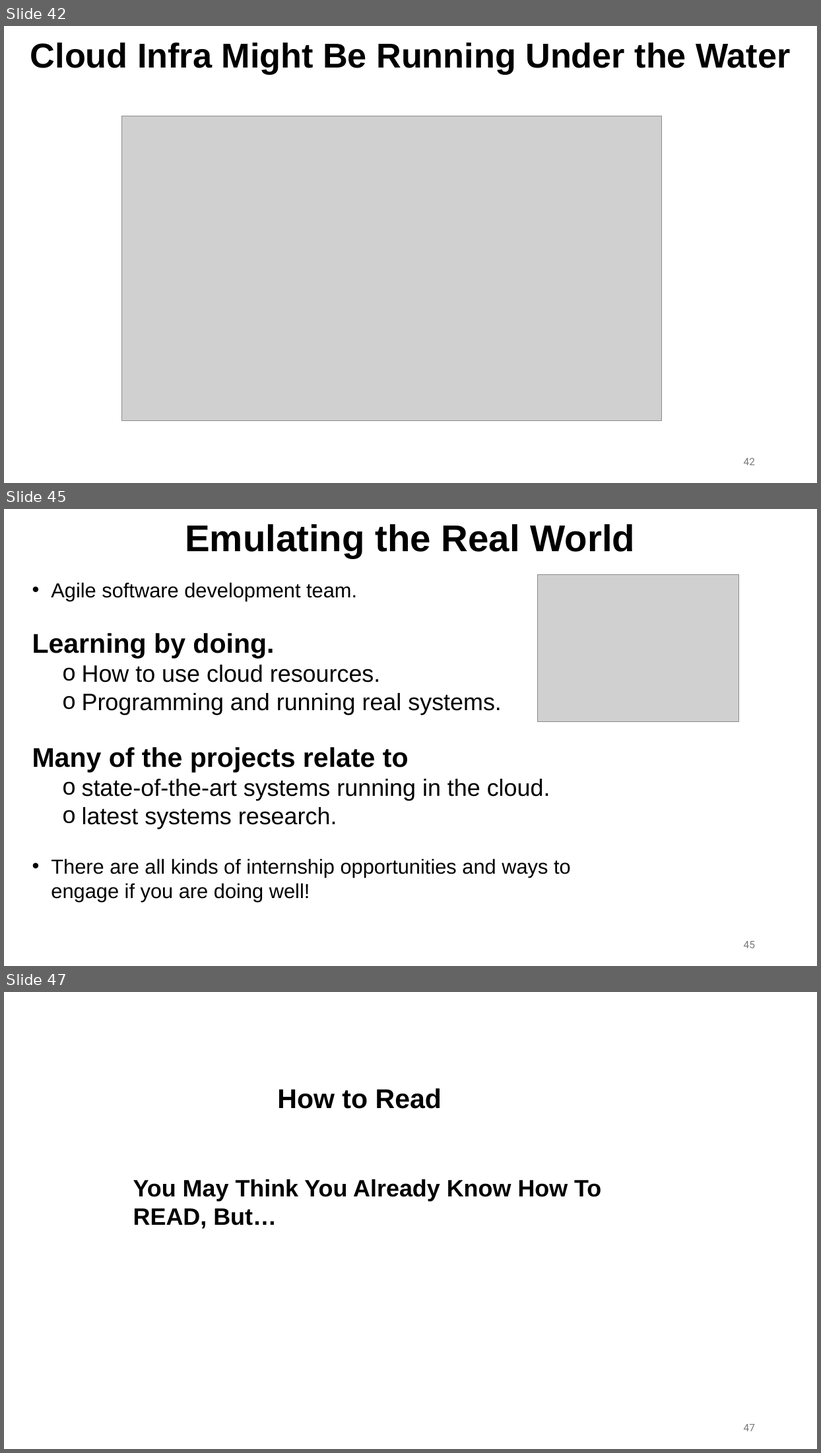
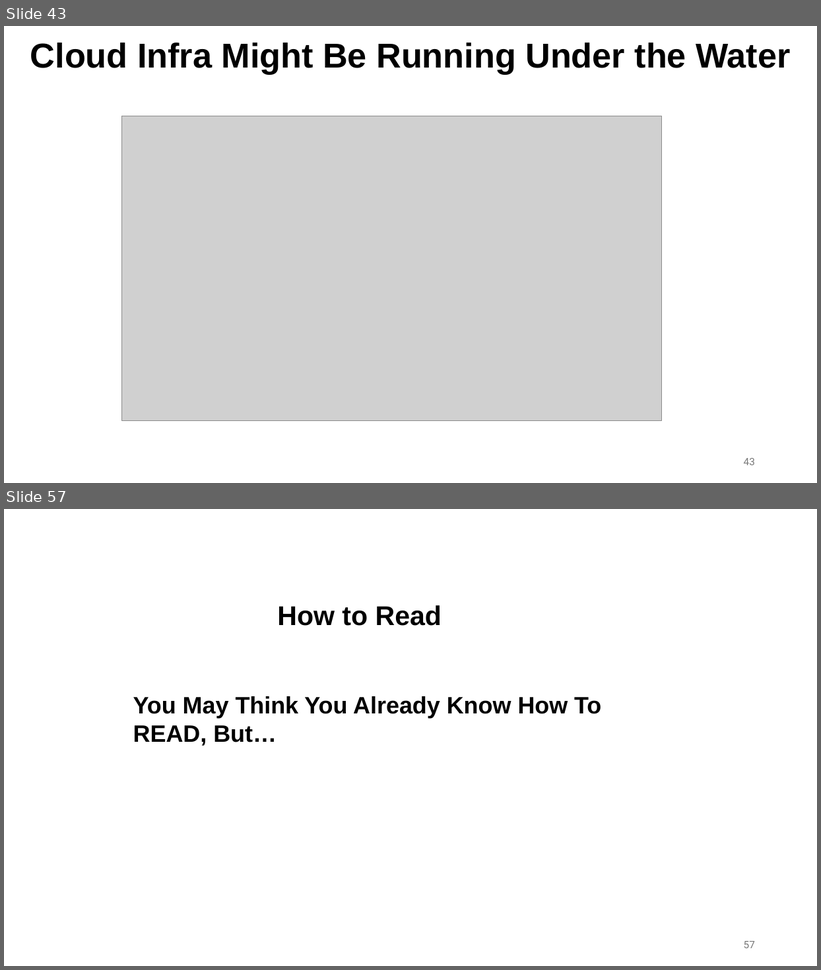
Before and after one commit to ec528/ec528.github.io, a slide deck: slides/fall26/1-introduction.pptx. Shown one above the other, each under a label of ours: slides 42, 45 and 47 before the commit, slides 43 and 57 after it; the slides between them are not shown. The pictures are 821x1453 and 821x970 pixels, drawn with LibreOffice and Linux fonts; fonts in the diff are those of the drawing; grey boxes stand for pictures. Boxes give left, top, right and bottom in pixels: in the first picture for what was removed or moved away, otherwise in the second. Text is boxed around its words. In the diff, an @@ line names an element or a change of style, - is before the commit and + after.

```diff
--- a/slides/fall26/1-introduction.pptx
+++ b/slides/fall26/1-introduction.pptx
@@ slide 45 removed at (x1=4, y1=509, x2=817, y2=966), background #FFFFFF @@
@@ text removed at (x1=185, y1=524, x2=636, y2=558) @@
-Emulating the Real World
@@ text removed at (x1=32, y1=582, x2=571, y2=902) @@
-• Agile software development team.
-Learning by doing.
-  o How to use cloud resources.
-  o Programming and running real systems.
-Many of the projects relate to
-  o state-of-the-art systems running in the cloud.
-  o latest systems research.
-• There are all kinds of internship opportunities and ways to engage if you are doing well!
@@ picture removed at (x1=538, y1=575, x2=739, y2=722) @@
@@ page number removed at (x1=744, y1=941, x2=755, y2=949) @@
-45
@@ what was slide 42 is now slide 43 @@
@@ page number at (x1=744, y1=458, x2=755, y2=466): text changed @@
-42
+43
@@ what was slide 47 is now slide 57 @@
@@ page number at (x1=744, y1=941, x2=755, y2=949): text changed @@
-47
+57
```
Also in this commit, not shown: 17 slides changed, 11 slides added, 1 other file.
